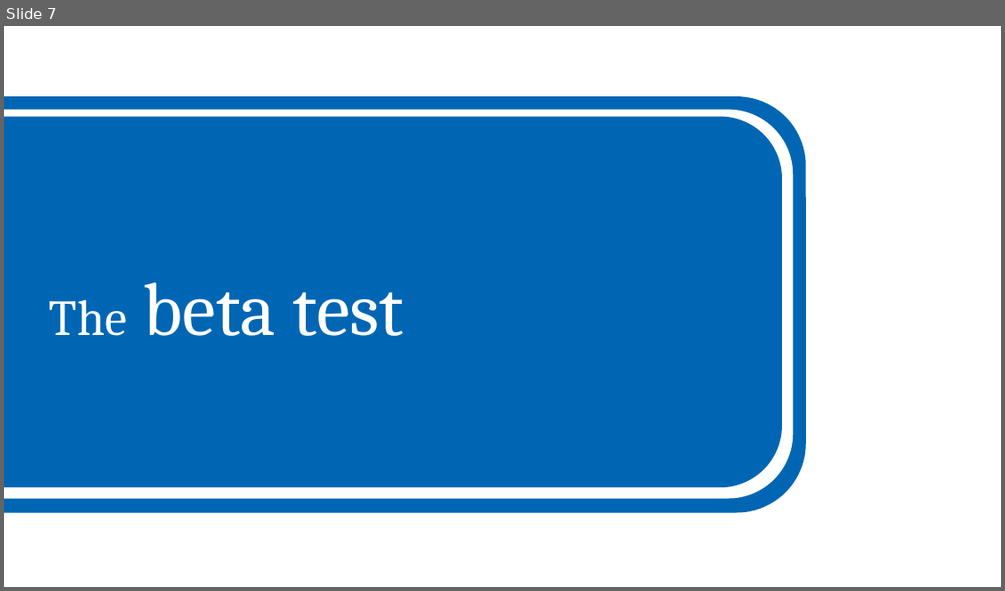
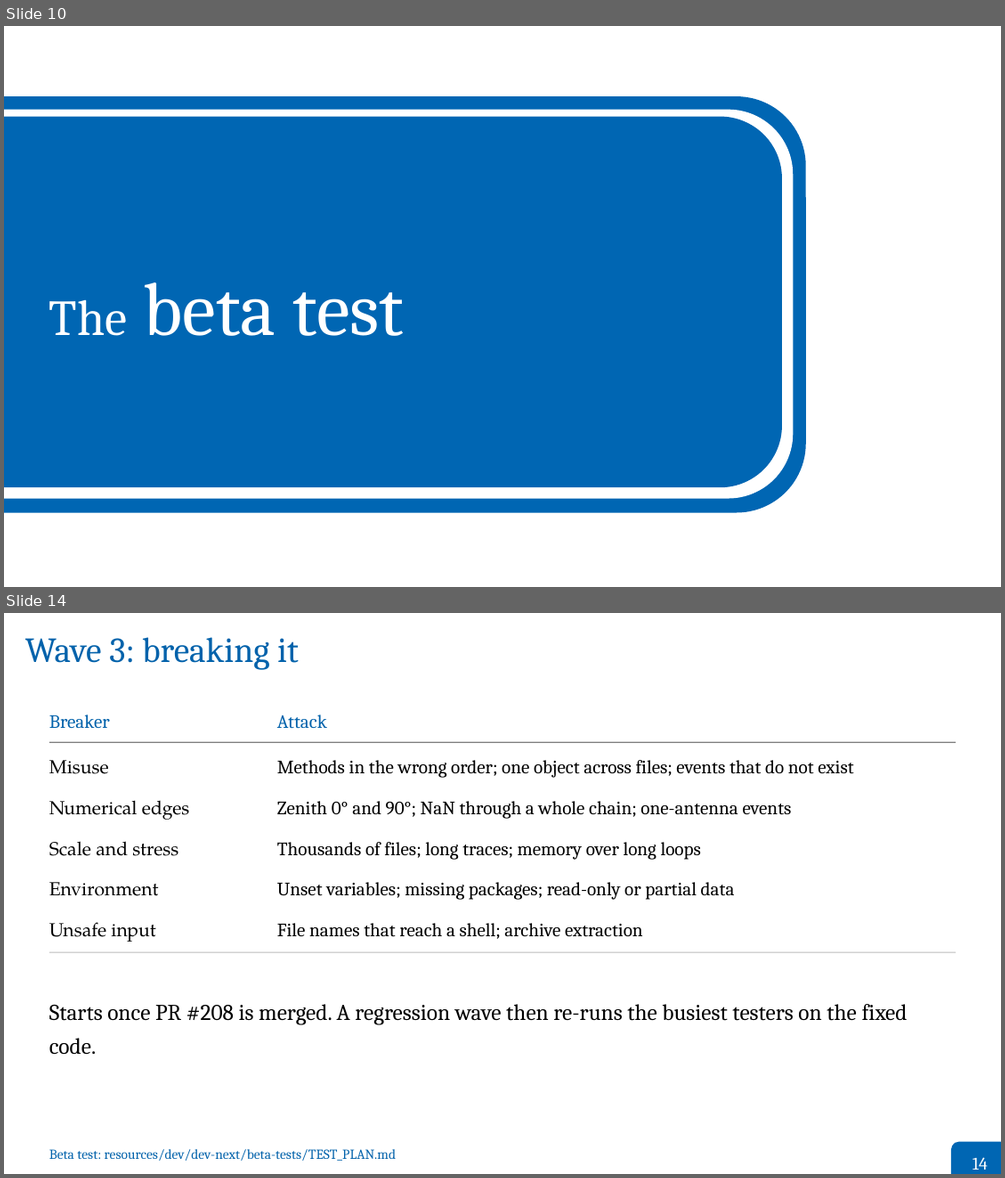
Before and after one commit to grand-mother/grand, a slide deck: resources/dev/dev-next/presentations/2026-10-01-GRAND_Weekly_Meeting/2026-10-01-Bustamante-GRAND_Weekly_Meeting.odp. Shown one above the other, each under a label of ours: slide 7 before the commit, slides 10 and 14 after it; the slides between them are not shown. The pictures are 1005x591 and 1005x1178 pixels, drawn with LibreOffice and Linux fonts; fonts in the diff are those of the drawing. Boxes give left, top, right and bottom in pixels: in the first picture for what was removed or moved away, otherwise in the second. Text is boxed around its words. In the diff, an @@ line names an element or a change of style, - is before the commit and + after.

```diff
--- a/resources/dev/dev-next/presentations/2026-10-01-GRAND_Weekly_Meeting/2026-10-01-Bustamante-GRAND_Weekly_Meeting.odp
+++ b/resources/dev/dev-next/presentations/2026-10-01-GRAND_Weekly_Meeting/2026-10-01-Bustamante-GRAND_Weekly_Meeting.odp
@@ slide 14 added at (4,613,1001,1174), background #FFFFFF @@
@@ title added at (25,637,299,670), 28 pt, text #0262AB @@
+Wave 3: breaking it
@@ text added at (49,714,110,728), 15 pt, text #0262AB @@
+Breaker
@@ text added at (277,714,327,729), 15 pt, text #0262AB @@
+Attack
@@ rectangle added at (49,741,955,742), fill #7F7F7F @@
@@ text added at (49,760,109,774), 15 pt, text #000000 @@
+Misuse
@@ text added at (277,760,853,778), 15 pt, text #000000 @@
+Methods in the wrong order; one object across files; events that do not exist
@@ text added at (49,800,189,819), 15 pt, text #000000 @@
+Numerical edges
@@ text added at (277,801,792,819), 15 pt, text #000000 @@
+Zenith 0° and 90°; NaN through a whole chain; one-antenna events
@@ text added at (49,841,178,856), 15 pt, text #000000 @@
+Scale and stress
@@ text added at (277,842,701,860), 15 pt, text #000000 @@
+Thousands of files; long traces; memory over long loops
@@ text added at (49,882,159,896), 15 pt, text #000000 @@
+Environment
@@ text added at (277,882,735,900), 15 pt, text #000000 @@
+Unset variables; missing packages; read-only or partial data
@@ text added at (49,922,155,941), 15 pt, text #000000 @@
+Unsafe input
@@ text added at (277,923,643,939), 15 pt, text #000000 @@
+File names that reach a shell; archive extraction
@@ rectangle added at (49,951,955,952), fill #BBBBBB @@
@@ text added at (49,1004,907,1054), 18 pt, text #000000 @@
+Starts once PR #208 is merged. A regression wave then re-runs the busiest testers on the fixed code.
@@ rounded rectangle added at (951,1142,1001,1174), fill #0066B3 @@
@@ text added at (49,1149,396,1160), 11 pt, text #0262AB @@
+Beta test: resources/dev/dev-next/beta-tests/TEST_PLAN.md
@@ text added at (972,1157,987,1169), 14 pt, text #FFFFFF @@
+14
@@ what was slide 7 is now slide 10 @@
```
Also in this commit, not shown: 7 slides changed, 8 other slides added, 4 slides removed, 9 other files.
